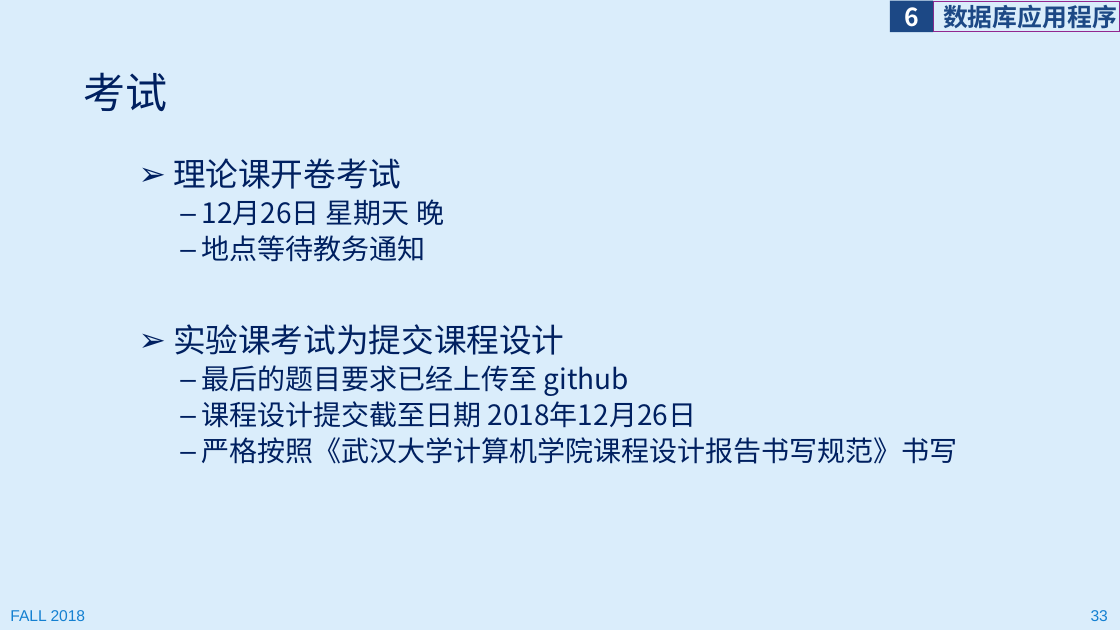
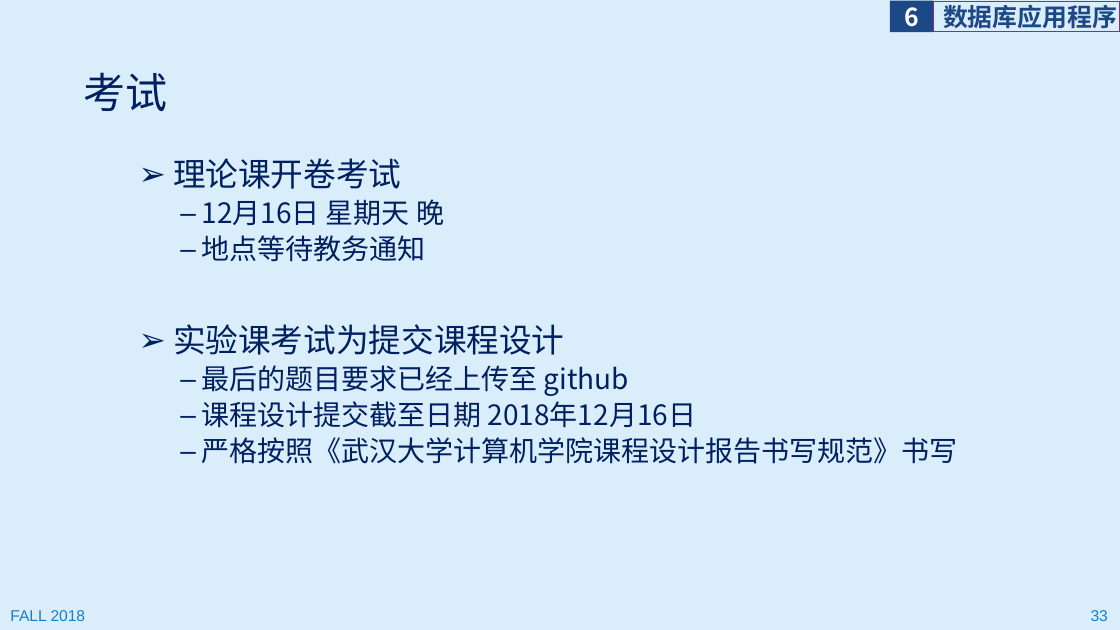
Before and after one commit to jichenghu/ppt_programmingWindows, a slide deck: slide 33 of programmingWindows_6.pptx. Drawn at 1120x630 pixels with LibreOffice and Linux fonts; fonts in the diff are those of the drawing. Boxes give left, top, right and bottom in pixels: in the first picture for what was removed or moved away, otherwise in the second. Text is boxed around its words. In the diff, an @@ line names an element or a change of style, - is before the commit and + after.

```diff
--- a/programmingWindows_6.pptx
+++ b/programmingWindows_6.pptx
@@ text at (x1=201, y1=199, x2=444, y2=225): text changed @@
-  – 12月26日 星期天 晚
+  – 12月16日 星期天 晚
@@ text at (x1=201, y1=401, x2=696, y2=428): text changed @@
-  – 课程设计提交截至日期 2018年12月26日
+  – 课程设计提交截至日期 2018年12月16日
```
